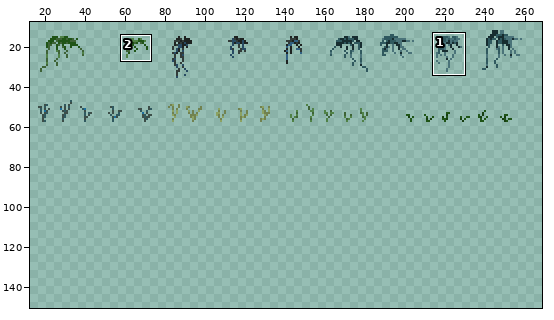
Two versions of one pixel-art file, Assets/reut.aseprite. Above: a wide view before the commit, with the close-up outlined.
Close-up. First the earlier version:
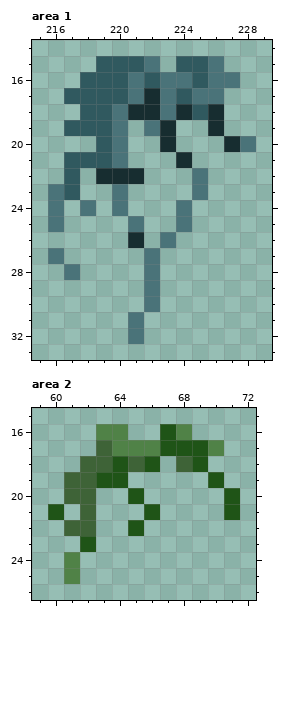
269x345 pixels, 1 frame. Pixels under 10% opacity are left out. Colours within 5 levels of each other are drawn and written as one. Shown: area 1: x 215..229, y 14..33; area 2: x 59..72, y 15..26. The wide view leaves out empty margins. The commit also changed other parts of the picture, which this record leaves out.
The result:
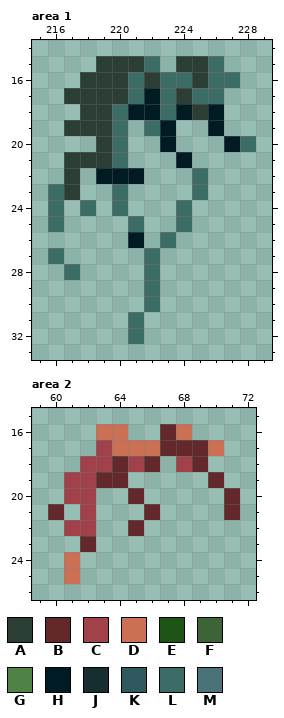
Palette (. is transparent): A #2a3e33  B #63282a  C #a1414a  D #cb7053  E #1f5417  F #3e6337  G #508247  H #001b23  J #172d30  K #30595f  L #3b6c65  M #4a7379
Change:
Changed rows in their new state; - is an unchanged pixel.
Area 1:
first column x 216:
15 ---AAAL-AAL--
16 --AAALALLALL-
17 -AAAALHLALL--
18 --AALHHLHAH--
19 -AAAL-LH--H--
20 ---AL--H---HL
21 -AAAL---H----
22 -A-HHH---L---
23 LA--L----L---
24 L-L-L---L----
25 L----L--L----
26 -----H-L-----
27 L-----L------
28 -L----L------
29 ------L------
30 ------L------
31 -----L-------
32 -----L-------
Area 2:
first column x 60:
16 ---DD--BD---
17 ---CDDDBBBD-
18 --CCBCB-CB--
19 -CCBB-----B-
20 -CC--B-----B
21 B-C---B----B
22 -CC--B------
23 --B---------
24 -D----------
25 -D----------
Boxes around the changes in both close-ups, in picture pixels (x1, y1, x2, y2):
changed: (48, 56, 256, 344)
changed: (48, 424, 240, 584)
